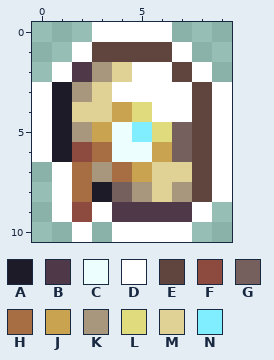
Pixel-art sprite: Contents/StarBound/NPCs/Baron/Baron_Head.png. The picture above was drawn from the file before the commit.
The file is 20x22 pixels, drawn in blocks of 2x2; one block is one cell here.
Palette (. is transparent): A #1d1b27  B #4f3847  C #ecfffe  D #ffffff  E #60453f  F #8d4b3f  G #76605e  H #a76e44  J #c9a350  K #a9977d  L #e0db7c  M #e0d295  N #81eeff
The result:
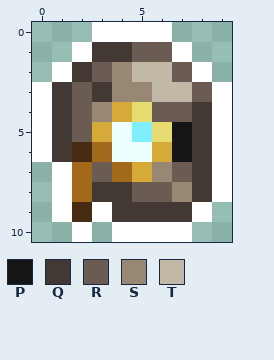
Colours new in this view: P #151515  Q #423935  R #6a5c52  S #978773  T #c1b8a5
What changed:
{"colour":"F","old":"#8d4b3f","new":"#472b13"}
{"colour":"H","old":"#a76e44","new":"#a2691a"}
{"colour":"J","old":"#c9a350","new":"#d5aa39"}
{"colour":"L","old":"#e0db7c","new":"#e8db72"}
{"y":1,"x":3,"old":"EEEE","new":"QQRR"}
{"y":2,"x":2,"old":"BKMDDE","new":"QRSTTR"}
{"y":3,"x":1,"old":"AKMDDDDE","new":"QRQSSTTR"}
{"y":4,"x":1,"old":"AMM","new":"QRS"}
{"y":4,"x":6,"old":"DDE","new":"RRQ"}
{"y":5,"x":1,"old":"AK","new":"QR"}
{"y":5,"x":7,"old":"GE","new":"PQ"}
{"y":6,"x":1,"old":"A","new":"Q"}
{"y":6,"x":7,"old":"GE","new":"PQ"}
{"y":7,"x":3,"old":"K","new":"R"}
{"y":7,"x":6,"old":"MME","new":"SRQ"}
{"y":8,"x":3,"old":"AGKMKE","new":"QQRRSQ"}
{"y":9,"x":4,"old":"BBBB","new":"QQQQ"}
{"label":"changed","picture_box":[52,42,212,222]}
